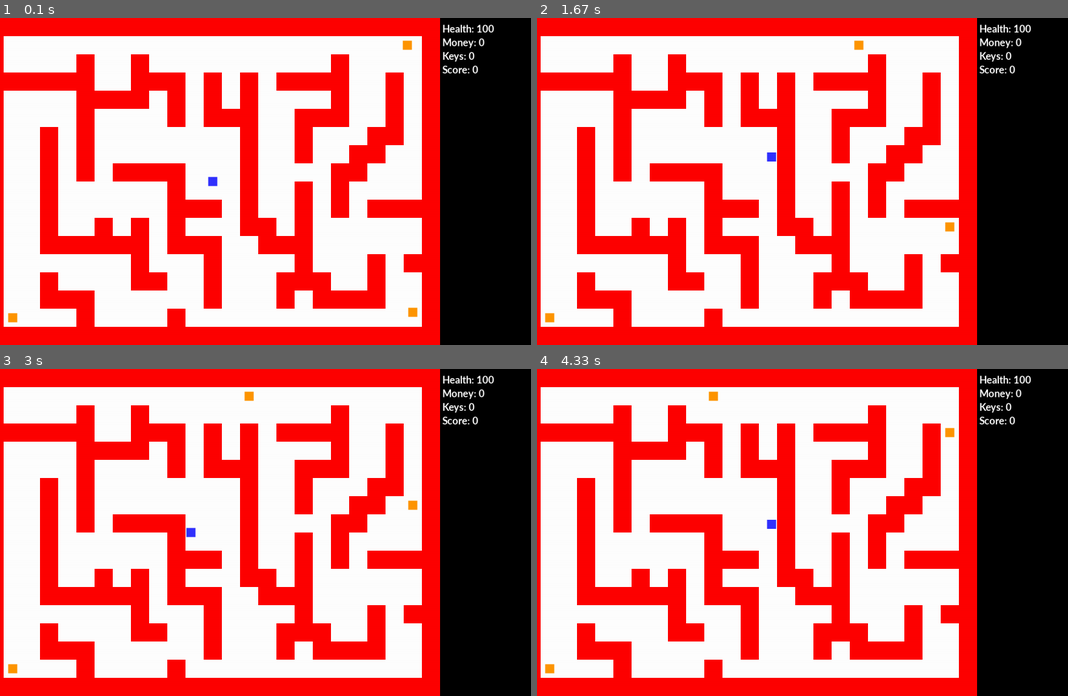
Above: before the commit, frames 1-4 (two rows, left to right).
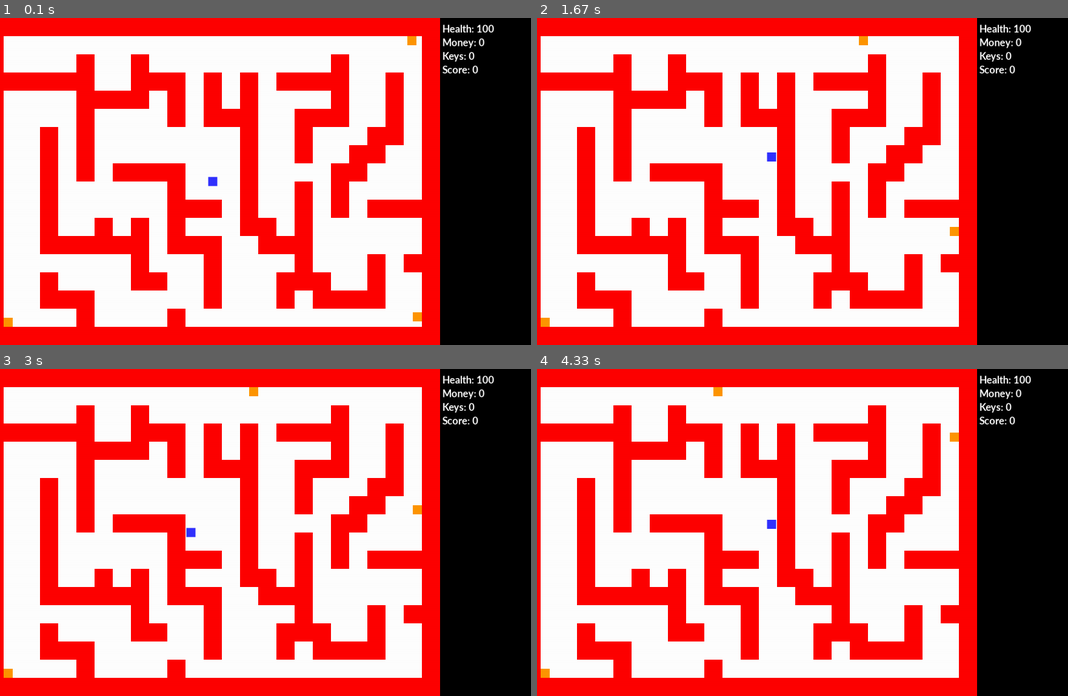
Above: after the commit, the same moments.

Repository: JavierRT7/RamosTurnes-classwork
Game: pygame game, started from pyGame/mini project/mini-project.py
The game is run twice, just before and just after one commit, with the same random seed, the same clock (stepped at 60 frames per second) and the same inputs.
Inputs:
- Up to frame 1 (0.1 s): no input
- Up to frame 2 (1.67 s): hold Right 0.33-0.8 s; hold Up 0.83-1.13 s; hold Right 1.17-1.63 s
- Up to frame 3 (3 s): hold Left 1.67-2.2 s; hold Down 2.23-2.53 s; hold Left 2.57-2.97 s
- Up to frame 4 (4.33 s): hold Up 3-3.37 s; hold Right 3.4-4.03 s; hold Down from 4.07 s (still down)

The runs differ from the first frame. In frame 1, 0.2% of the frame differs, in the area x 0-80%, y 5-95%; in frame 2, 0.2%; in frame 3, 0.2%; in frame 4, 0.2%.

Commit message:
Update mini-project.py

Diff:
--- a/pyGame/mini project/mini-project.py
+++ b/pyGame/mini project/mini-project.py
@@ -181,18 +181,18 @@
 for counter in range(3):
     if counter == 0:
         enemy = Enemy(ORANGE, 20, 20, -2, 0)
-        enemy.rect.x = 930
-        enemy.rect.y = 50
+        enemy.rect.x = 940
+        enemy.rect.y = 40
     #End If
     if counter == 1:
         enemy = Enemy(ORANGE, 20, 20, 0, -2)
-        enemy.rect.x = 930
-        enemy.rect.y = 650
+        enemy.rect.x = 940
+        enemy.rect.y = 660
     #End If
     if counter == 2:
         enemy = Enemy(ORANGE, 20, 20, 2, 0)
-        enemy.rect.x = 50
-        enemy.rect.y = 650
+        enemy.rect.x = 40
+        enemy.rect.y = 660
     #End If
     enemy_group.add(enemy)
     all_sprites_group.add(enemy)
